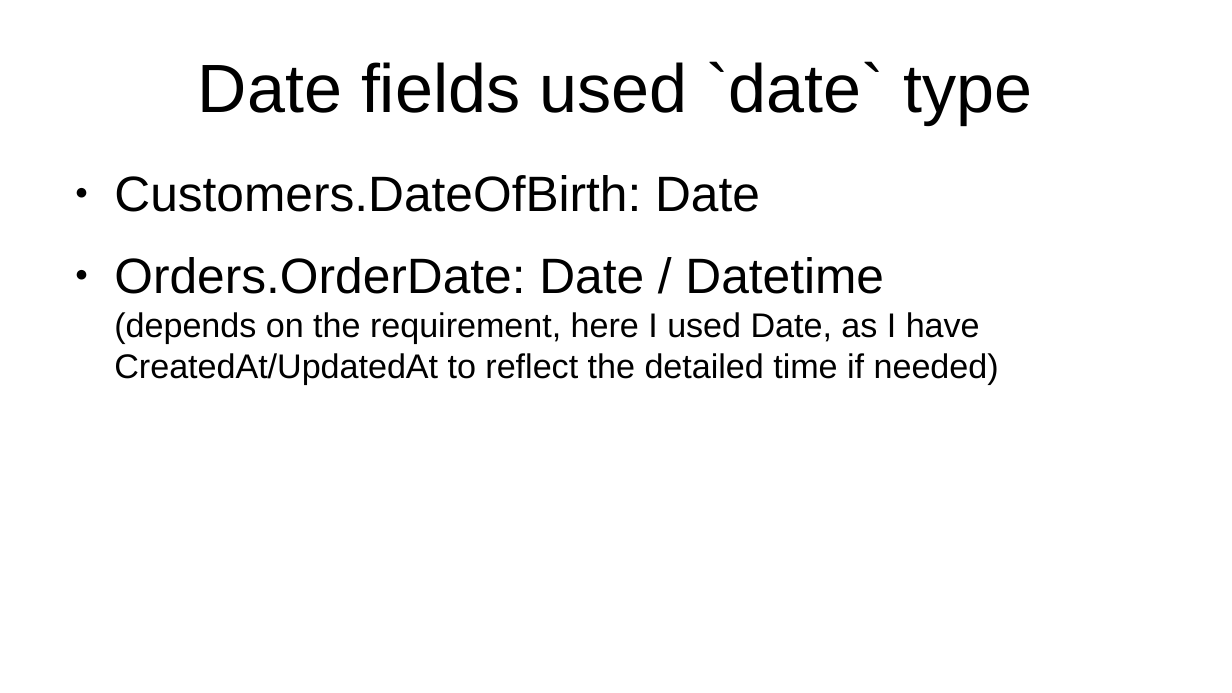
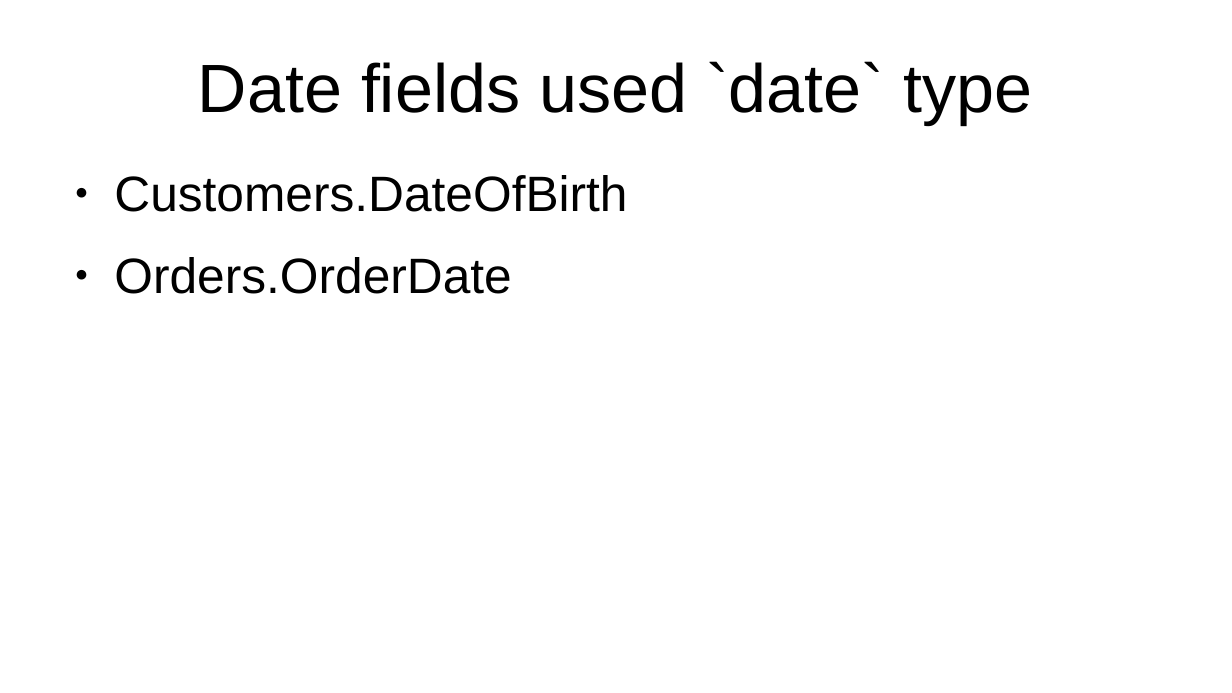
Before and after one commit to philchan2008/customerOrderDatabase, a slide deck: slide 5 of Presentation.odp. Drawn at 1232x693 pixels with LibreOffice and Linux fonts; fonts in the diff are those of the drawing. Boxes give left, top, right and bottom in pixels: in the first picture for what was removed or moved away, otherwise in the second. Text is boxed around its words. In the diff, an @@ line names an element or a change of style, - is before the commit and + after.

```diff
--- a/Presentation.odp
+++ b/Presentation.odp
@@ text at box(114, 175, 627, 294): text changed; size 22 to 32 pt @@
-● Customers.DateOfBirth: Date
-● Orders.OrderDate: Date / Datetime
-  (depends on the requirement, here I used Date, as I have CreatedAt/UpdatedAt to reflect the detailed time if needed)
+● Customers.DateOfBirth
+● Orders.OrderDate
```
Also in this commit, not shown: 8 other slides changed, 5 slides added, 7 slides removed, 8 other files.
